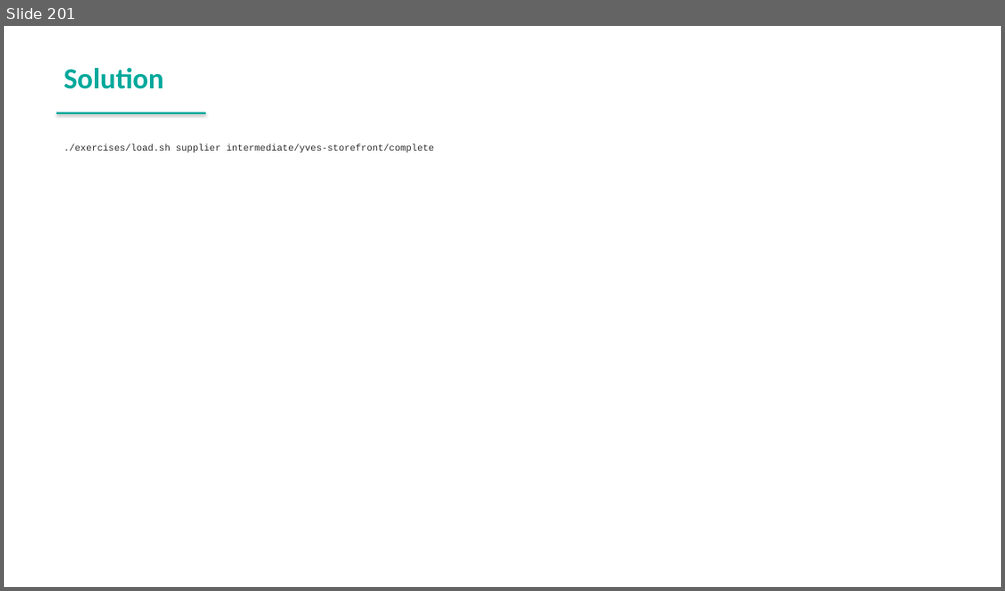
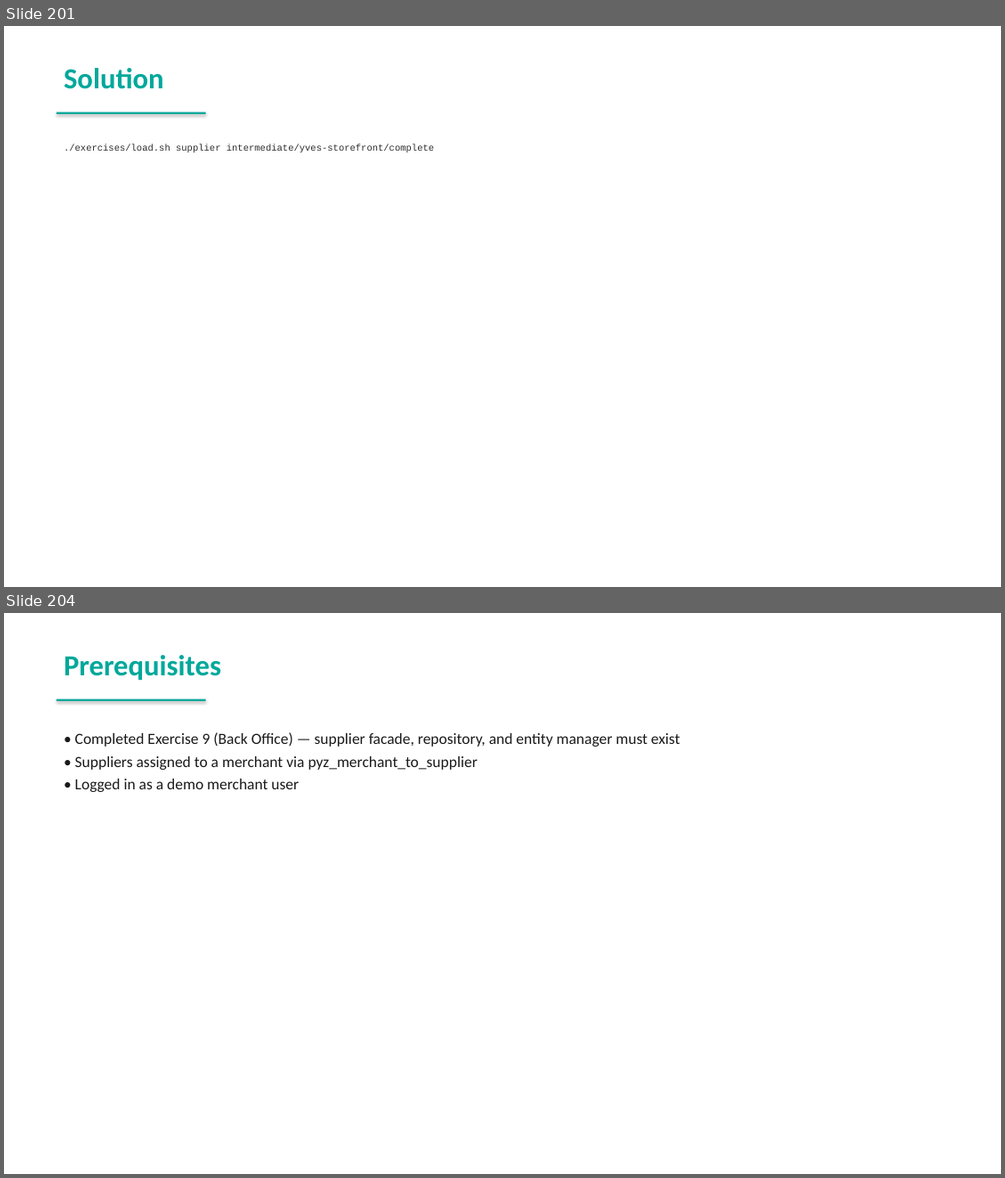
Before and after one commit to spryker-academy/instructor-exercises, a slide deck: guides-pptx/spryker-academy-professional.pptx. Shown one above the other, each under a label of ours: slide 201 before the commit, slides 201 and 204 after it; the slides between them are not shown. The pictures are 1005x591 and 1005x1178 pixels, drawn with LibreOffice and Linux fonts; fonts in the diff are those of the drawing. Boxes give left, top, right and bottom in pixels: in the first picture for what was removed or moved away, otherwise in the second. Text is boxed around its words. In the diff, an @@ line names an element or a change of style, - is before the commit and + after.

```diff
--- a/guides-pptx/spryker-academy-professional.pptx
+++ b/guides-pptx/spryker-academy-professional.pptx
@@ slide 204 added at bbox=[4, 613, 1001, 1174], background #FFFFFF @@
@@ text added at bbox=[64, 655, 221, 680], 28 pt, text #00A89B, bold @@
+Prerequisites
@@ rectangle added at bbox=[57, 699, 206, 701], fill #00A89B @@
@@ text added at bbox=[75, 732, 680, 792], 15 pt, text #1A1A1A @@
+• Completed Exercise 9 (Back Office) — supplier facade, repository, and entity manager must exist
+• Suppliers assigned to a merchant via pyz_merchant_to_supplier
+• Logged in as a demo merchant user
```
Also in this commit, not shown: 2 slides changed, 45 other slides added, 14 other files.
